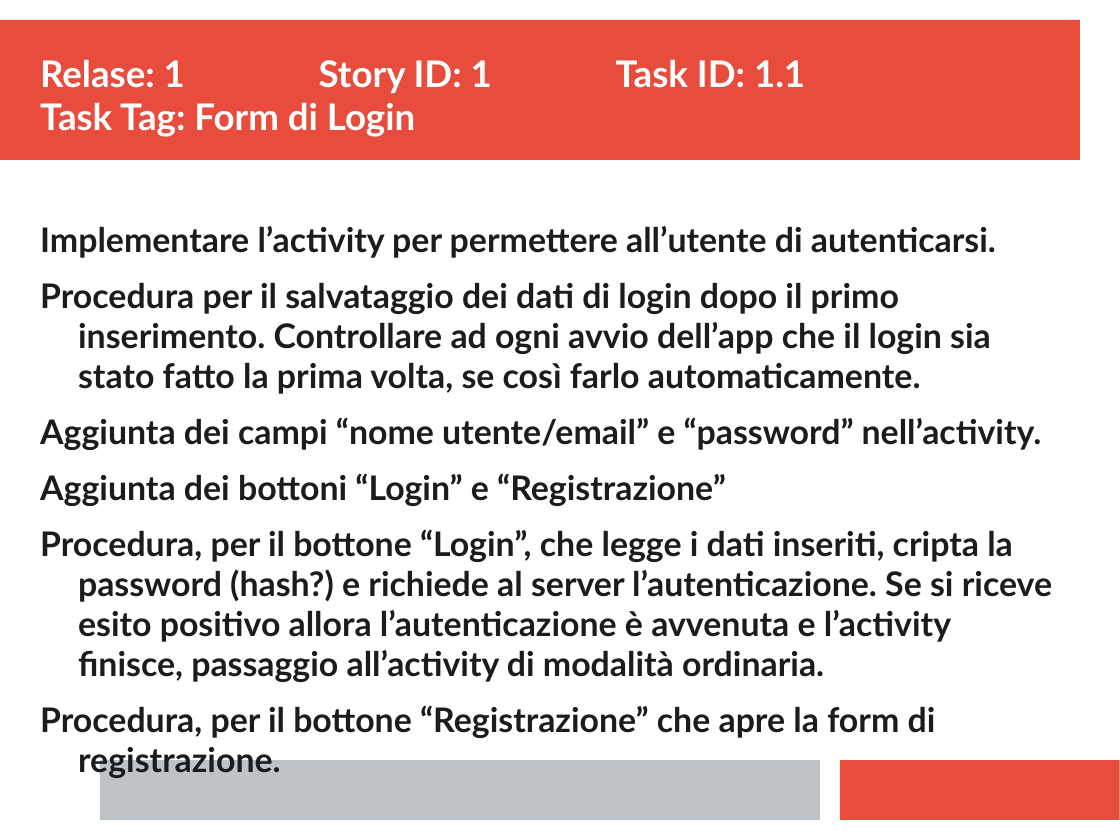
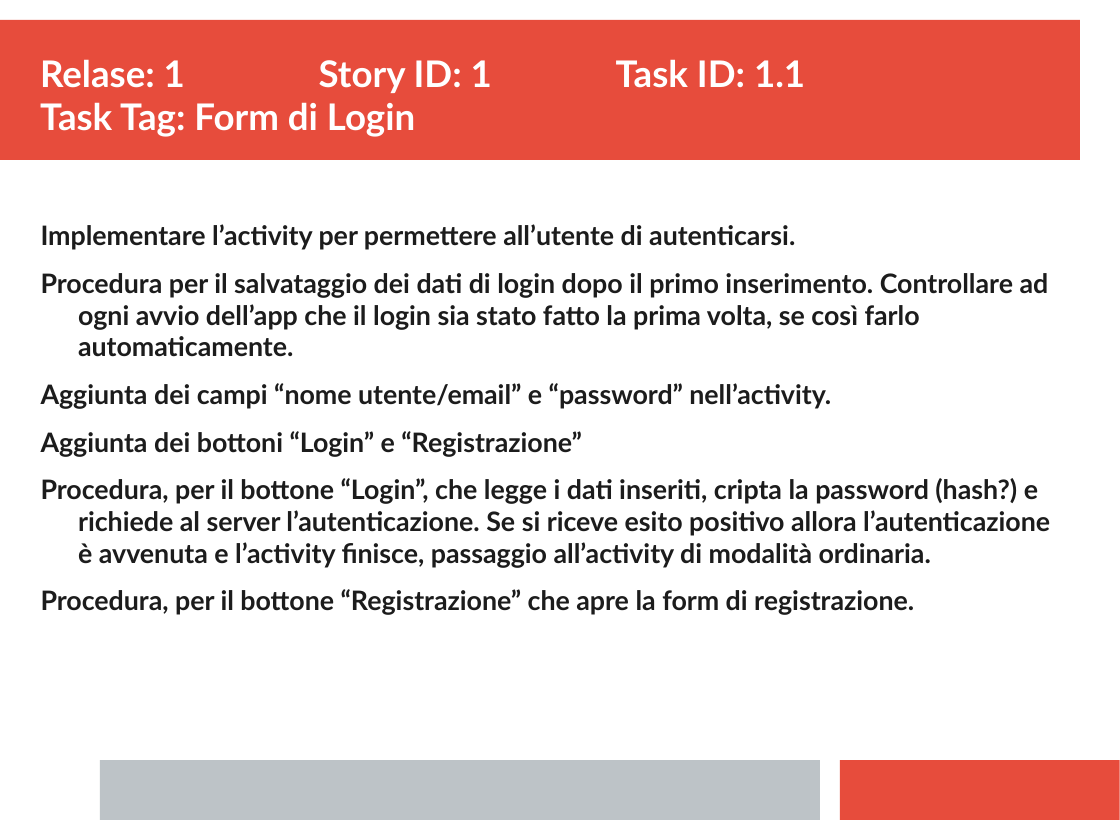
Before and after one commit to ecorradini/ProgettoIDS, a slide deck: slide 1 of AnalisiRequisiti/TaskGestioneUtente.ppt. Drawn at 1120x840 pixels with LibreOffice and Linux fonts; fonts in the diff are those of the drawing. Boxes give left, top, right and bottom in pixels: in the first picture for what was removed or moved away, otherwise in the second. Text is boxed around its words. In the diff, an @@ line names an element or a change of style, - is before the commit and + after.

```diff
--- a/AnalisiRequisiti/TaskGestioneUtente.ppt
+++ b/AnalisiRequisiti/TaskGestioneUtente.ppt
@@ text "Implementare l’activity per permettere all’utente ..." at <box>41,224,1050,615</box>: size 24 to 19 pt @@
```
Also in this commit, not shown: 2 other slides changed, 2 slides added, 3 other files.
